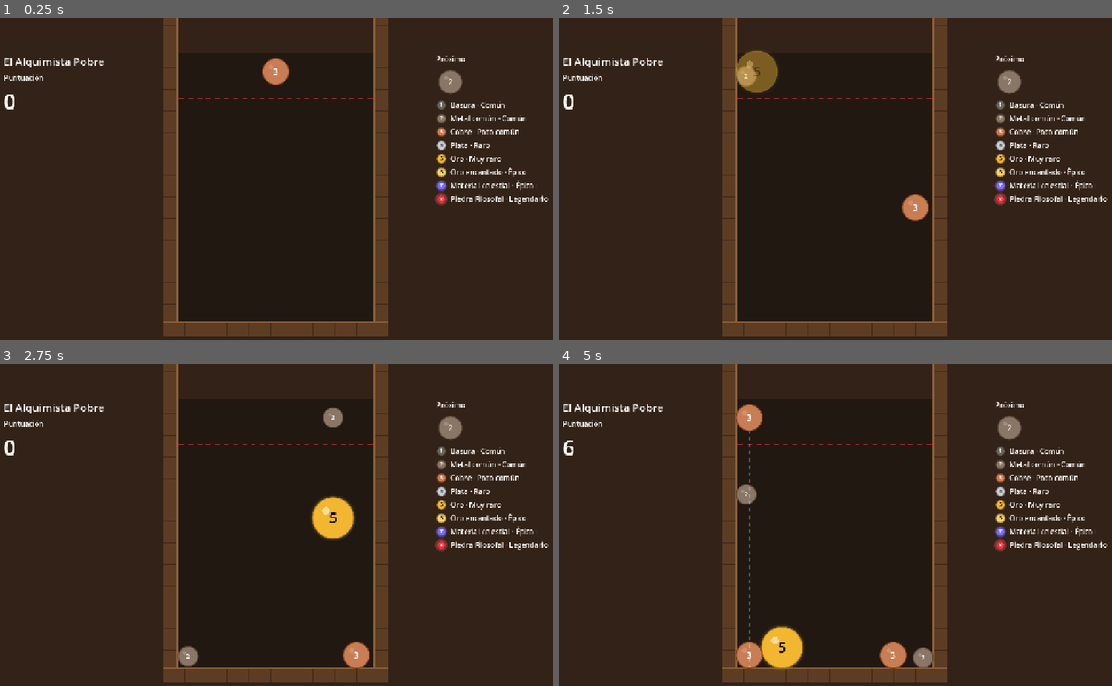
Above: before the commit, frames 1-4 (two rows, left to right).
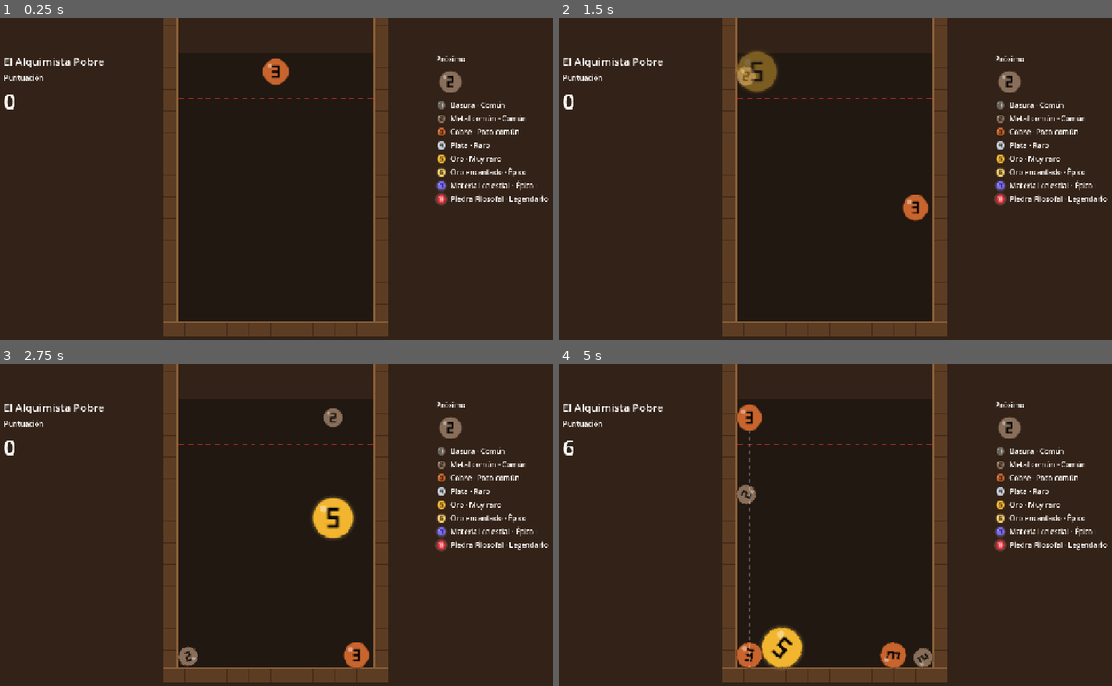
Above: after the commit, the same moments.

Repository: Francisco-Beltran-Millalen/suika-poor-alchemist
Game: Godot game, scene res://game/main.tscn
The game is run twice, just before and just after one commit, with the same random seed, the same clock (stepped at 60 frames per second) and the same inputs.
Inputs (mouse positions are in pixels of both pictures, inside the frame that each line leads up to):
- Up to frame 1 (0.25 s): no input
- Up to frame 2 (1.5 s): tap Enter at 0.5 s; move the mouse to (962, 162) at 0.52 s; tap A (aim_left) at 0.6 s; click (962, 162) at 0.67 s; drag from (719, 195) to (807, 243) at 1.27 s
- Up to frame 3 (2.75 s): move the mouse to (331, 454) at 2.02 s; hold Space (drop) from 2.03 s (still down); click (331, 454) at 2.17 s
- Up to frame 4 (5 s): release Space (drop) at 2.75 s; drag from (807, 589) to (664, 476) at 2.77 s; move the mouse to (1006, 573) at 3.52 s; tap Alt at 3.6 s; click (1006, 573) at 3.67 s; drag from (664, 476) to (747, 444) at 4.27 s

The runs differ from the first frame. In frame 1, 0.6% of the frame differs, in the area x 47-84%, y 12-58%; in frame 2, 0.8%; in frame 3, 1.0%; in frame 4, 1.6%, in the area x 31-84%, y 12-95%.

Commit message:
feat(visual): soporte de sprites para materiales con relleno y rotación configurables
Co-Authored-By: Claude Sonnet 5.5 <noreply@anthropic.com>

Diff:
--- a/piece/data/celestial_matter.tres
+++ b/piece/data/celestial_matter.tres
@@ -1,7 +1,8 @@
-[gd_resource type="Resource" script_class="PieceData" load_steps=3 format=3]
+[gd_resource type="Resource" script_class="PieceData" load_steps=4 format=3]
 
 [ext_resource type="Script" path="res://piece/piece_data.gd" id="1_data"]
 [ext_resource type="Resource" path="res://piece/data/philosopher_stone.tres" id="2_next"]
+[ext_resource type="Texture2D" path="res://assets/sprites/pieces/celestial_matter.png" id="9_tex"]
 
 [resource]
 script = ExtResource("1_data")
@@ -13,4 +14,5 @@
 next_piece = ExtResource("2_next")
 score_value = 28
 color = Color(0.482353, 0.423529, 1, 1)
+texture = ExtResource("9_tex")
 glow_strength = 0.75
--- a/piece/data/copper.tres
+++ b/piece/data/copper.tres
@@ -1,7 +1,8 @@
-[gd_resource type="Resource" script_class="PieceData" load_steps=3 format=3]
+[gd_resource type="Resource" script_class="PieceData" load_steps=4 format=3]
 
 [ext_resource type="Script" path="res://piece/piece_data.gd" id="1_data"]
 [ext_resource type="Resource" path="res://piece/data/silver.tres" id="2_next"]
+[ext_resource type="Texture2D" path="res://assets/sprites/pieces/copper.png" id="9_tex"]
 
 [resource]
 script = ExtResource("1_data")
@@ -13,4 +14,5 @@
 next_piece = ExtResource("2_next")
 score_value = 6
 color = Color(0.784314, 0.392157, 0.176471, 1)
+texture = ExtResource("9_tex")
 glow_strength = 0.0
--- a/piece/data/enchanted_gold.tres
+++ b/piece/data/enchanted_gold.tres
@@ -1,7 +1,8 @@
-[gd_resource type="Resource" script_class="PieceData" load_steps=3 format=3]
+[gd_resource type="Resource" script_class="PieceData" load_steps=4 format=3]
 
 [ext_resource type="Script" path="res://piece/piece_data.gd" id="1_data"]
 [ext_resource type="Resource" path="res://piece/data/celestial_matter.tres" id="2_next"]
+[ext_resource type="Texture2D" path="res://assets/sprites/pieces/enchanted_gold.png" id="9_tex"]
 
 [resource]
 script = ExtResource("1_data")
@@ -13,4 +14,5 @@
 next_piece = ExtResource("2_next")
 score_value = 21
 color = Color(1, 0.827451, 0.419608, 1)
+texture = ExtResource("9_tex")
 glow_strength = 0.5
--- a/piece/data/gold.tres
+++ b/piece/data/gold.tres
@@ -1,7 +1,8 @@
-[gd_resource type="Resource" script_class="PieceData" load_steps=3 format=3]
+[gd_resource type="Resource" script_class="PieceData" load_steps=4 format=3]
 
 [ext_resource type="Script" path="res://piece/piece_data.gd" id="1_data"]
 [ext_resource type="Resource" path="res://piece/data/enchanted_gold.tres" id="2_next"]
+[ext_resource type="Texture2D" path="res://assets/sprites/pieces/gold.png" id="9_tex"]
 
 [resource]
 script = ExtResource("1_data")
@@ -13,4 +14,5 @@
 next_piece = ExtResource("2_next")
 score_value = 15
 color = Color(0.94902, 0.713725, 0.188235, 1)
+texture = ExtResource("9_tex")
 glow_strength = 0.3
--- a/piece/data/philosopher_stone.tres
+++ b/piece/data/philosopher_stone.tres
@@ -1,6 +1,7 @@
-[gd_resource type="Resource" script_class="PieceData" load_steps=2 format=3]
+[gd_resource type="Resource" script_class="PieceData" load_steps=3 format=3]
 
 [ext_resource type="Script" path="res://piece/piece_data.gd" id="1_data"]
+[ext_resource type="Texture2D" path="res://assets/sprites/pieces/philosopher_stone.png" id="9_tex"]
 
 [resource]
 script = ExtResource("1_data")
@@ -11,4 +12,5 @@
 radius = 82.0
 score_value = 36
 color = Color(0.909804, 0.196078, 0.235294, 1)
+texture = ExtResource("9_tex")
 glow_strength = 1.0
--- a/piece/data/scrap_metal.tres
+++ b/piece/data/scrap_metal.tres
@@ -1,7 +1,8 @@
-[gd_resource type="Resource" script_class="PieceData" load_steps=3 format=3]
+[gd_resource type="Resource" script_class="PieceData" load_steps=4 format=3]
 
 [ext_resource type="Script" path="res://piece/piece_data.gd" id="1_data"]
 [ext_resource type="Resource" path="res://piece/data/copper.tres" id="2_next"]
+[ext_resource type="Texture2D" path="res://assets/sprites/pieces/scrap_metal.png" id="9_tex"]
 
 [resource]
 script = ExtResource("1_data")
@@ -13,4 +14,5 @@
 next_piece = ExtResource("2_next")
 score_value = 3
 color = Color(0.541176, 0.435294, 0.352941, 1)
+texture = ExtResource("9_tex")
 glow_strength = 0.0
--- a/piece/data/silver.tres
+++ b/piece/data/silver.tres
@@ -1,7 +1,8 @@
-[gd_resource type="Resource" script_class="PieceData" load_steps=3 format=3]
+[gd_resource type="Resource" script_class="PieceData" load_steps=4 format=3]
 
 [ext_resource type="Script" path="res://piece/piece_data.gd" id="1_data"]
 [ext_resource type="Resource" path="res://piece/data/gold.tres" id="2_next"]
+[ext_resource type="Texture2D" path="res://assets/sprites/pieces/silver.png" id="9_tex"]
 
 [resource]
 script = ExtResource("1_data")
@@ -13,4 +14,5 @@
 next_piece = ExtResource("2_next")
 score_value = 10
 color = Color(0.788235, 0.807843, 0.839216, 1)
+texture = ExtResource("9_tex")
 glow_strength = 0.15
--- a/piece/data/trash.tres
+++ b/piece/data/trash.tres
@@ -1,7 +1,8 @@
-[gd_resource type="Resource" script_class="PieceData" load_steps=3 format=3]
+[gd_resource type="Resource" script_class="PieceData" load_steps=4 format=3]
 
 [ext_resource type="Script" path="res://piece/piece_data.gd" id="1_data"]
 [ext_resource type="Resource" path="res://piece/data/scrap_metal.tres" id="2_next"]
+[ext_resource type="Texture2D" path="res://assets/sprites/pieces/trash.png" id="9_tex"]
 
 [resource]
 script = ExtResource("1_data")
@@ -13,4 +14,5 @@
 next_piece = ExtResource("2_next")
 score_value = 1
 color = Color(0.419608, 0.388235, 0.345098, 1)
+texture = ExtResource("9_tex")
 glow_strength = 0.0
--- a/piece/piece_catalog_validator.gd
+++ b/piece/piece_catalog_validator.gd
@@ -54,6 +54,8 @@
 		errors.append("%s: score_value negativo" % name)
 	if piece.glow_strength < 0.0 or piece.glow_strength > 1.0:
 		errors.append("%s: glow_strength fuera de [0, 1]" % name)
+	if piece.texture != null and piece.texture.get_width() != piece.texture.get_height():
+		errors.append("%s: la textura debe ser cuadrada" % name)
 
 
 static func _check_progression(piece: PieceData, name: String, index: int, count: int,
--- a/piece/piece_data.gd
+++ b/piece/piece_data.gd
@@ -28,7 +28,7 @@
 
 @export_group("Presentation")
 @export var color: Color = Color.WHITE
-## Opcional. Si es `null` se dibuja un círculo con `color`.
+## Opcional, cuadrada (lienzo con el cuerpo al 80 %). Si es `null` se dibuja un círculo con `color`.
 @export var texture: Texture2D
 @export_range(0.0, 1.0) var glow_strength: float = 0.0
 
--- a/piece/piece_visual.gd
+++ b/piece/piece_visual.gd
@@ -1,6 +1,7 @@
 class_name PieceVisual
 extends Node2D
-## Dibujo placeholder de una pieza (círculo con halo, borde, reflejo y nivel).
+## Dibuja un material: con textura, el sprite sobre su halo; sin ella, un
+## círculo placeholder con halo, borde, reflejo y número de nivel.
 
 const HALO_STEPS: int = 4
 const HALO_EXPANSION: float = 0.45
@@ -12,16 +13,26 @@
 ## Los materiales sin brillo (comunes) se ven más opacos y grises.
 const DULL_DESATURATION: float = 0.25
 const DULL_HIGHLIGHT_ALPHA: float = 0.35
+## Fracción del lienzo que ocupa el cuerpo redondo del sprite (Anexo A.1).
+## El diámetro físico (2·radius) corresponde a esa fracción; el resto del
+## lienzo es margen para destellos y cristales que sobresalen.
+const TEXTURE_BODY_FILL: float = 0.8
+
+## Si es false, el sprite se mantiene derecho aunque la pieza ruede
+## (la luz pintada en el arte no gira).
+@export var rotate_texture: bool = true
 
 var _data: PieceData
 var _alpha: float = 1.0
 
 
 func _process(_delta: float) -> void:
-	# Sin textura el número y el reflejo deben quedar derechos aunque la pieza ruede.
+	# Sin textura el número y el reflejo deben quedar derechos aunque la pieza ruede;
+	# con textura, solo si el arte lo pide (`rotate_texture`).
 	if _data == null:
 		return
-	if _data.texture == null and global_rotation != 0.0:
+	var keep_upright: bool = _data.texture == null or not rotate_texture
+	if keep_upright and global_rotation != 0.0:
 		global_rotation = 0.0
 	if _data.glow_strength >= PULSE_MIN_GLOW:
 		queue_redraw()
@@ -45,17 +56,18 @@
 ## Dibuja una pieza en `canvas`; también la usan la vista previa y los iconos.
 static func draw_piece(canvas: CanvasItem, data: PieceData, center: Vector2,
 		radius: float, alpha: float = 1.0) -> void:
+	_draw_halo(canvas, data, center, radius, alpha)
+	if data.texture != null:
+		var side: float = 2.0 * radius / TEXTURE_BODY_FILL
+		var half := Vector2(side, side) / 2.0
+		canvas.draw_texture_rect(data.texture, Rect2(center - half, half * 2.0), false,
+				Color(1.0, 1.0, 1.0, alpha))
+		return
 	var color: Color = data.color
 	if data.glow_strength <= 0.0:
 		color.s *= 1.0 - DULL_DESATURATION
 	color.a = alpha
-	_draw_halo(canvas, data, center, radius, alpha)
-	if data.texture != null:
-		var half := Vector2(radius, radius)
-		canvas.draw_texture_rect(data.texture, Rect2(center - half, half * 2.0), false,
-				Color(1.0, 1.0, 1.0, alpha))
-	else:
-		canvas.draw_circle(center, radius, color)
+	canvas.draw_circle(center, radius, color)
 	var border: Color = data.color.darkened(0.35)
 	border.a = alpha
 	canvas.draw_arc(center, radius, 0.0, TAU, 48, border, BORDER_WIDTH, true)
--- a/tests/unit/test_piece_catalog_validator.gd
+++ b/tests/unit/test_piece_catalog_validator.gd
@@ -115,3 +115,19 @@
 	outsider.radius = 99.0
 	catalog.pieces[1].next_piece = outsider
 	assert_true(_has_error(PieceCatalogValidator.validate(catalog), "no pertenece al catálogo"))
+
+
+func test_non_square_texture_is_an_error() -> void:
+	var catalog: PieceCatalog = DataFactory.make_catalog()
+	catalog.pieces[0].texture = ImageTexture.create_from_image(
+			Image.create(64, 32, false, Image.FORMAT_RGBA8))
+	assert_true(_has_error(PieceCatalogValidator.validate(catalog), "la textura debe ser cuadrada"))
+	_break_cycles(catalog)
+
+
+func test_square_or_null_texture_is_valid() -> void:
+	var catalog: PieceCatalog = DataFactory.make_catalog()
+	catalog.pieces[0].texture = ImageTexture.create_from_image(
+			Image.create(64, 64, false, Image.FORMAT_RGBA8))
+	assert_eq(PieceCatalogValidator.validate(catalog).size(), 0)
+	_break_cycles(catalog)
--- /dev/null
+++ b/tests/unit/test_piece_visual.gd
@@ -0,0 +1,67 @@
+extends GutTest
+
+const DataFactory := preload("res://tests/helpers/data_factory.gd")
+
+var _data: PieceData
+
+
+func before_each() -> void:
+	_data = DataFactory.make_catalog().get_by_level(4)
+
+
+func _square_texture(side: int = 64) -> ImageTexture:
+	return ImageTexture.create_from_image(Image.create(side, side, false, Image.FORMAT_RGBA8))
+
+
+# Las llamadas `draw_*` solo valen dentro de `_draw`: se dibuja desde la señal `draw`.
+func _draw_once(data: PieceData) -> bool:
+	var canvas := Node2D.new()
+	add_child_autofree(canvas)
+	var state: Dictionary = {"drawn": false}
+	canvas.draw.connect(func() -> void:
+		PieceVisual.draw_piece(canvas, data, Vector2.ZERO, 30.0)
+		state["drawn"] = true)
+	canvas.queue_redraw()
+	await wait_process_frames(2)
+	return state["drawn"] as bool
+
+
+func _make_rotated_visual(rotate_texture: bool, with_texture: bool) -> PieceVisual:
+	if with_texture:
+		_data.texture = _square_texture()
+	var holder := Node2D.new()
+	holder.rotation = 1.0
+	add_child_autofree(holder)
+	var visual := PieceVisual.new()
+	visual.rotate_texture = rotate_texture
+	visual.setup(_data)
+	holder.add_child(visual)
+	return visual
+
+
+func test_draw_piece_with_square_texture_does_not_fail() -> void:
+	_data.texture = _square_texture()
+	assert_true(await _draw_once(_data))
+
+
+func test_draw_piece_without_texture_still_draws_placeholder() -> void:
+	assert_null(_data.texture)
+	assert_true(await _draw_once(_data))
+
+
+func test_texture_stays_upright_when_rotate_texture_is_false() -> void:
+	var visual: PieceVisual = _make_rotated_visual(false, true)
+	await wait_process_frames(2)
+	assert_eq(visual.global_rotation, 0.0)
+
+
+func test_texture_follows_the_piece_when_rotate_texture_is_true() -> void:
+	var visual: PieceVisual = _make_rotated_visual(true, true)
+	await wait_process_frames(2)
+	assert_almost_eq(visual.global_rotation, 1.0, 0.001)
+
+
+func test_placeholder_without_texture_stays_upright_regardless_of_flag() -> void:
+	var visual: PieceVisual = _make_rotated_visual(true, false)
+	await wait_process_frames(2)
+	assert_eq(visual.global_rotation, 0.0)
--- a/tests/unit/test_real_data.gd
+++ b/tests/unit/test_real_data.gd
@@ -65,3 +65,11 @@
 	for piece: PieceData in _catalog.pieces:
 		var text: String = FileAccess.get_file_as_string(piece.resource_path)
 		assert_false(text.contains("[sub_resource"), "%s no incrusta recursos" % piece.id)
+
+
+func test_every_material_uses_its_sprite() -> void:
+	for piece: PieceData in _catalog.pieces:
+		assert_not_null(piece.texture, "%s tiene textura" % piece.id)
+		if piece.texture != null:
+			assert_eq(piece.texture.resource_path,
+					"res://assets/sprites/pieces/%s.png" % piece.id, "ruta de %s" % piece.id)
Not shown, changed: docs/03_data_design.md
Not shown, changed: docs/07_diseno_presentacion.md
